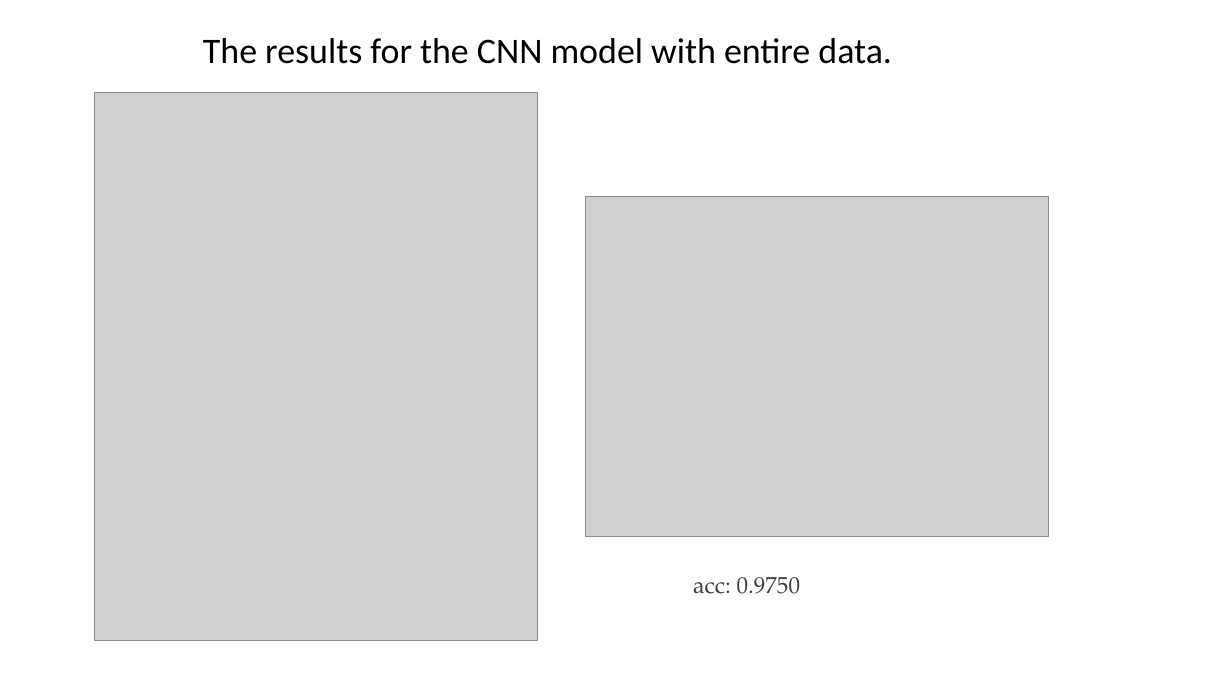
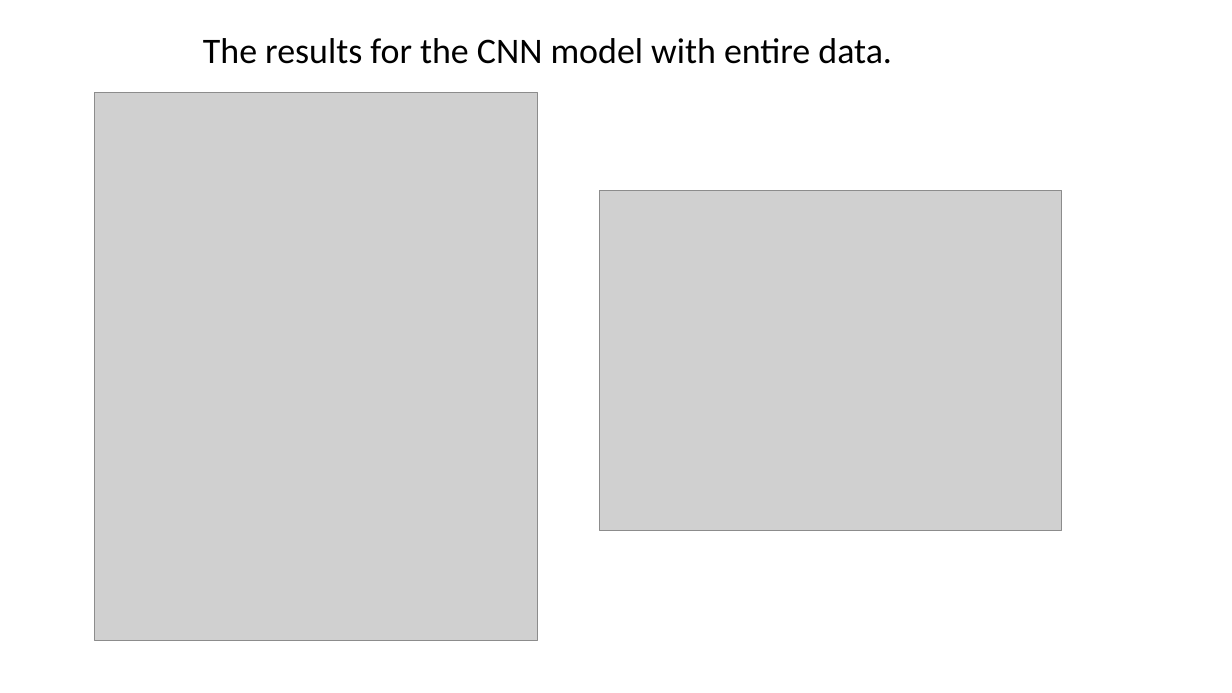
Before and after one commit to sachenl/dsc-phase-4-project, a slide deck: slide 4 of Module 4 final project.pptx. Drawn at 1232x693 pixels with LibreOffice and Linux fonts; fonts in the diff are those of the drawing; grey boxes stand for pictures. Boxes give left, top, right and bottom in pixels: in the first picture for what was removed or moved away, otherwise in the second. Text is boxed around its words. In the diff, an @@ line names an element or a change of style, - is before the commit and + after.

```diff
--- a/Module 4 final project.pptx
+++ b/Module 4 final project.pptx
@@ picture: place and size @@
-picture at (586,197,1048,537)
+picture at (600,190,1062,531)
@@ text removed at (693,577,800,594) @@
-acc: 0.9750
```
Also in this commit, not shown: 2 other slides changed, 3 other files.
